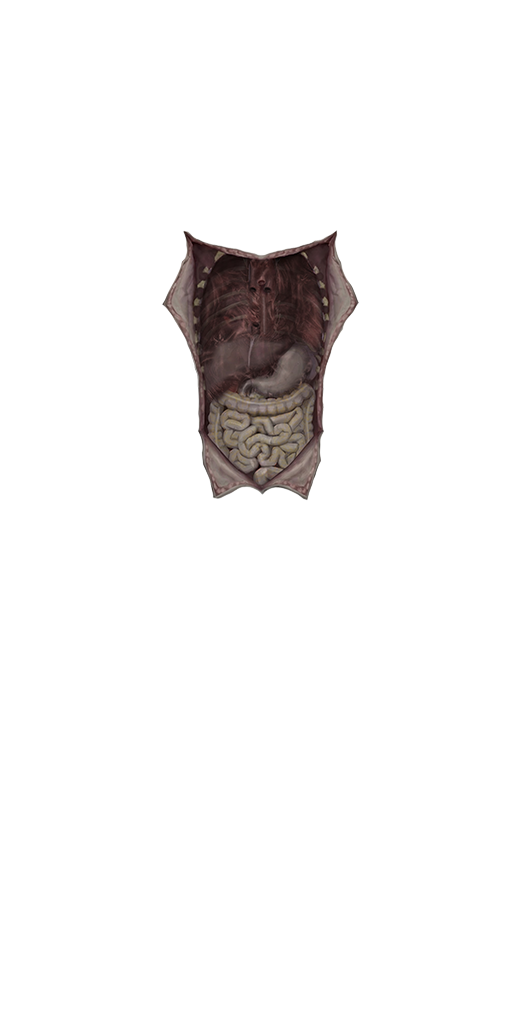
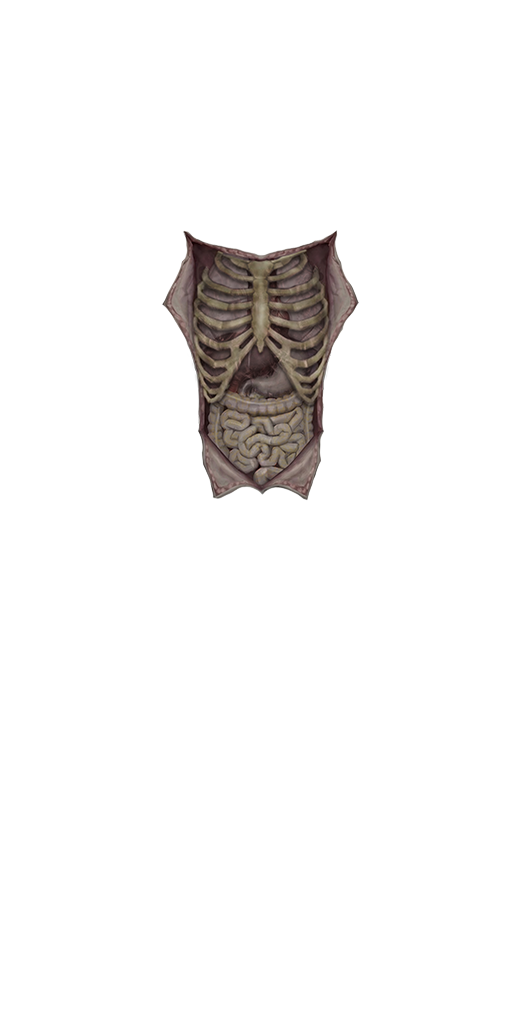
Revision of a layered 520 x 1020 image; what changed, layer by layer:
painted on "OpenTorsoFull" over [183, 231, 332, 457]
